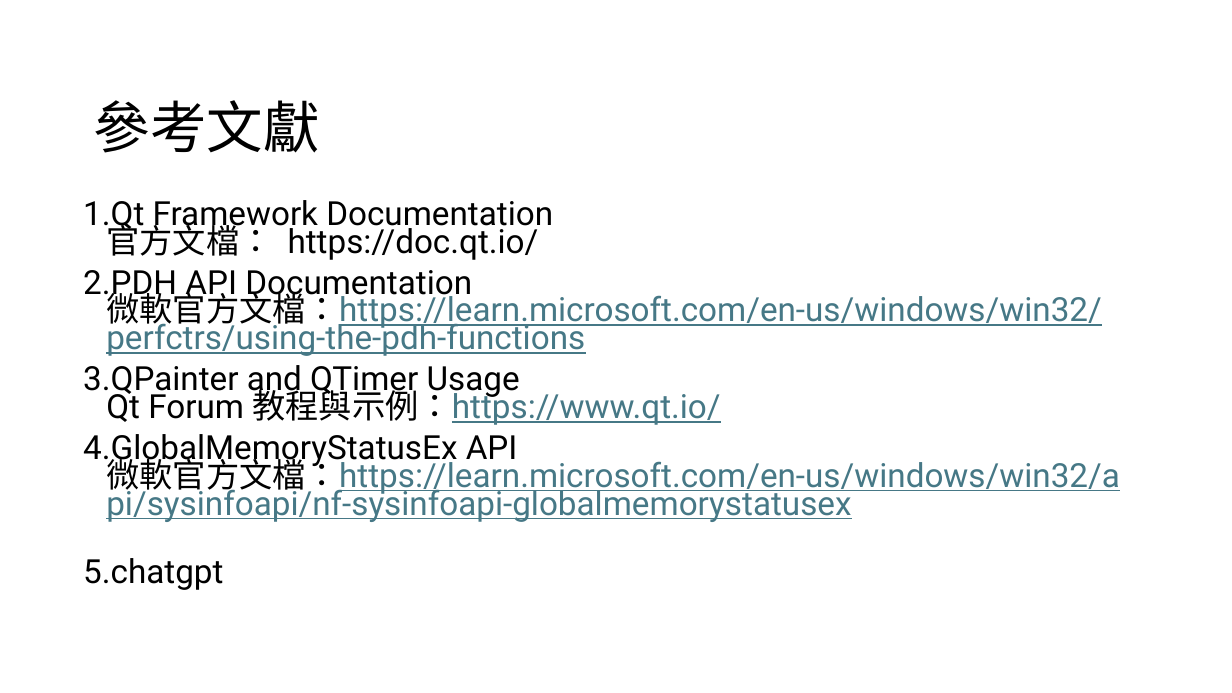
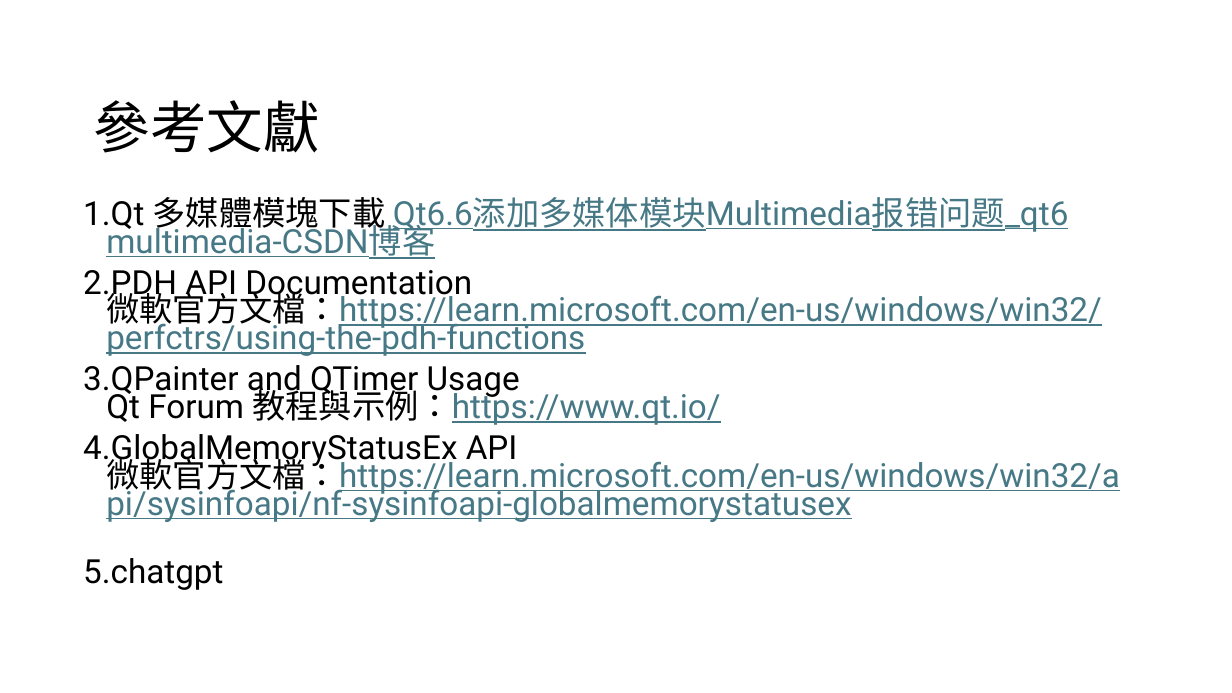
Before and after one commit to penny-sung/clock, a slide deck: slide 8 of 視窗程式設計期末.pptx. Drawn at 1232x693 pixels with LibreOffice and Linux fonts; fonts in the diff are those of the drawing. Boxes give left, top, right and bottom in pixels: in the first picture for what was removed or moved away, otherwise in the second. Text is boxed around its words. In the diff, an @@ line names an element or a change of style, - is before the commit and + after.

Commit message:
第五次

```diff
--- a/視窗程式設計期末.pptx
+++ b/視窗程式設計期末.pptx
@@ text at [83, 197, 1068, 259]: text changed; text colour #000000 to #467886 @@
-1. Qt Framework Documentation
-   官方文檔： https://doc.qt.io/
+1. Qt 多媒體模塊下載 Qt6.6添加多媒体模块Multimedia报错问题_qt6 multimedia-CSDN博客
```
